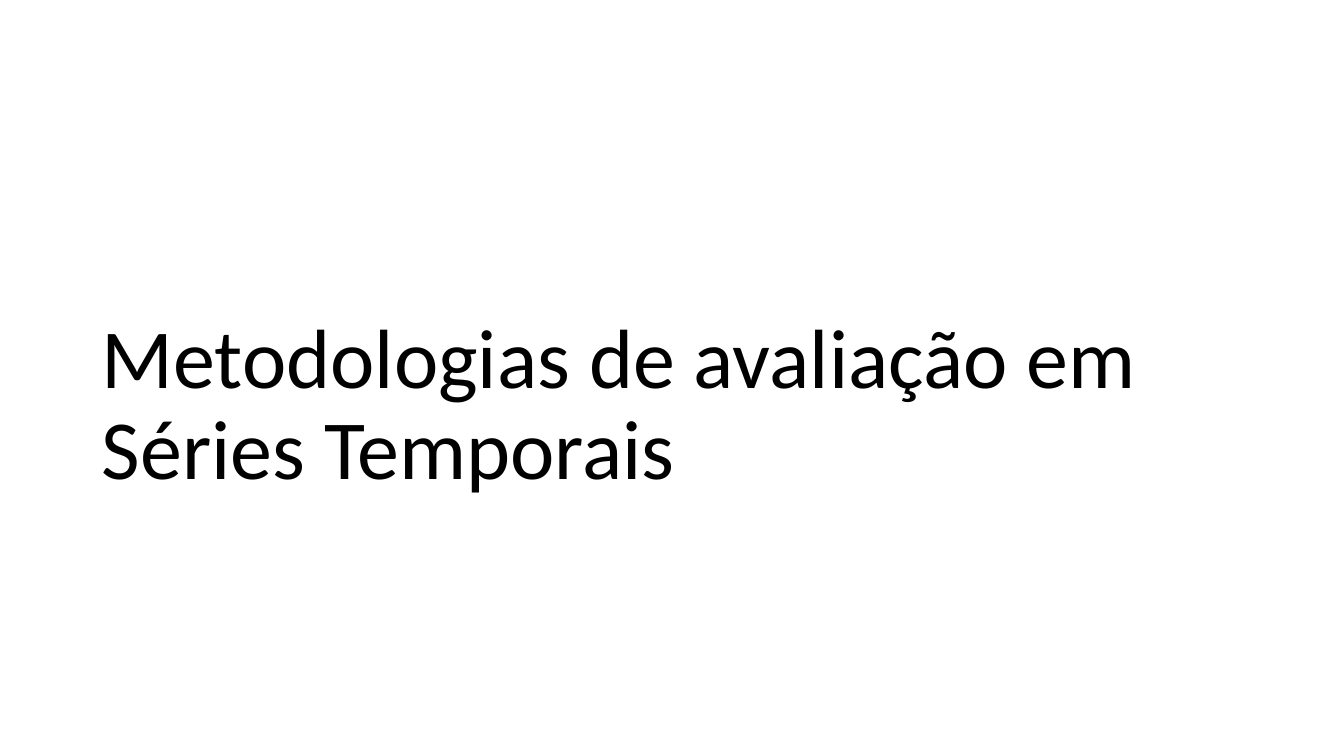
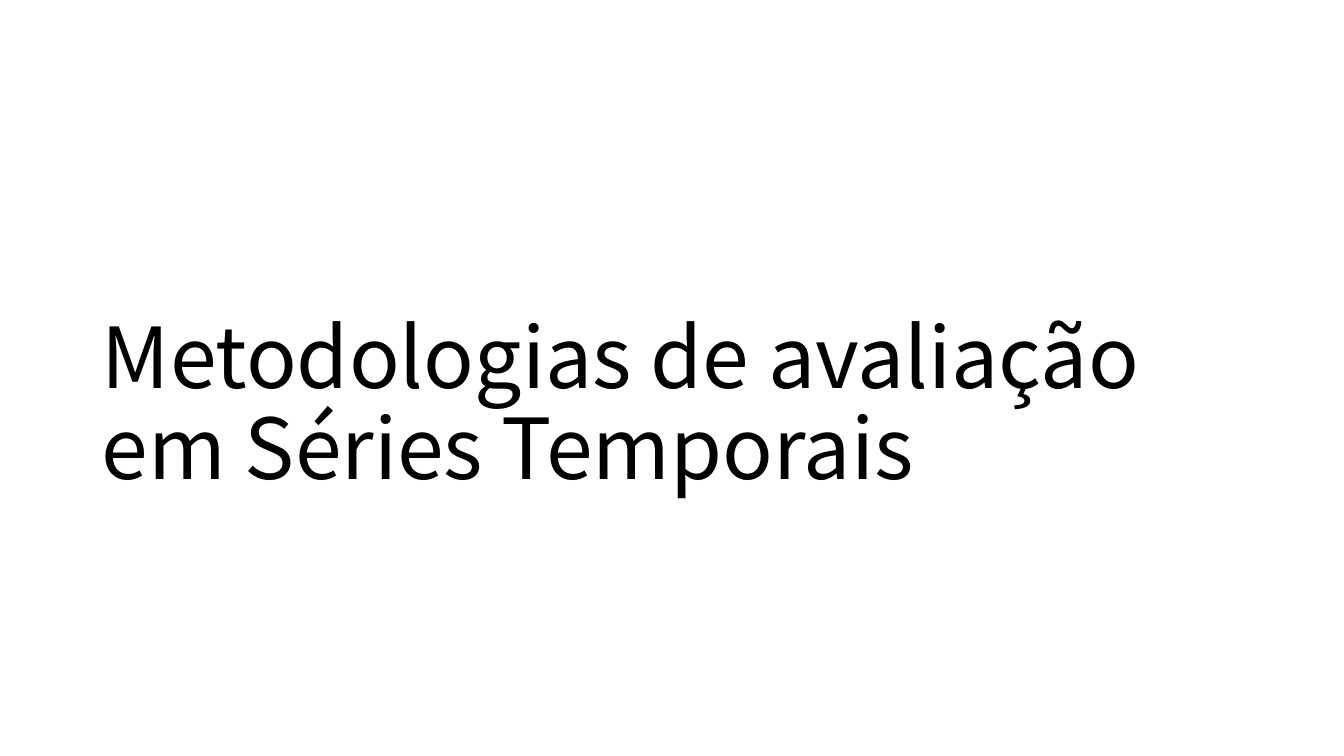
Before and after one commit to MiguelLoureiro98/timecave, a slide deck: slide 2 of papers/.ppt/TimeSeriesCV_31052024.pptx. Drawn at 1344x756 pixels with LibreOffice and Linux fonts; fonts in the diff are those of the drawing. Boxes give left, top, right and bottom in pixels: in the first picture for what was removed or moved away, otherwise in the second. Text is boxed around its words. In the diff, an @@ line names an element or a change of style, - is before the commit and + after.

```diff
--- a/papers/.ppt/TimeSeriesCV_31052024.pptx
+++ b/papers/.ppt/TimeSeriesCV_31052024.pptx
@@ title "Metodologias de avaliação em Séries ..." at <box>102,320,1139,499</box>: font Calibri to Noto Sans CJK TC @@
```
Also in this commit, not shown: 4 other slides changed, 8 slides added, 16 slides removed, 1 other file.
